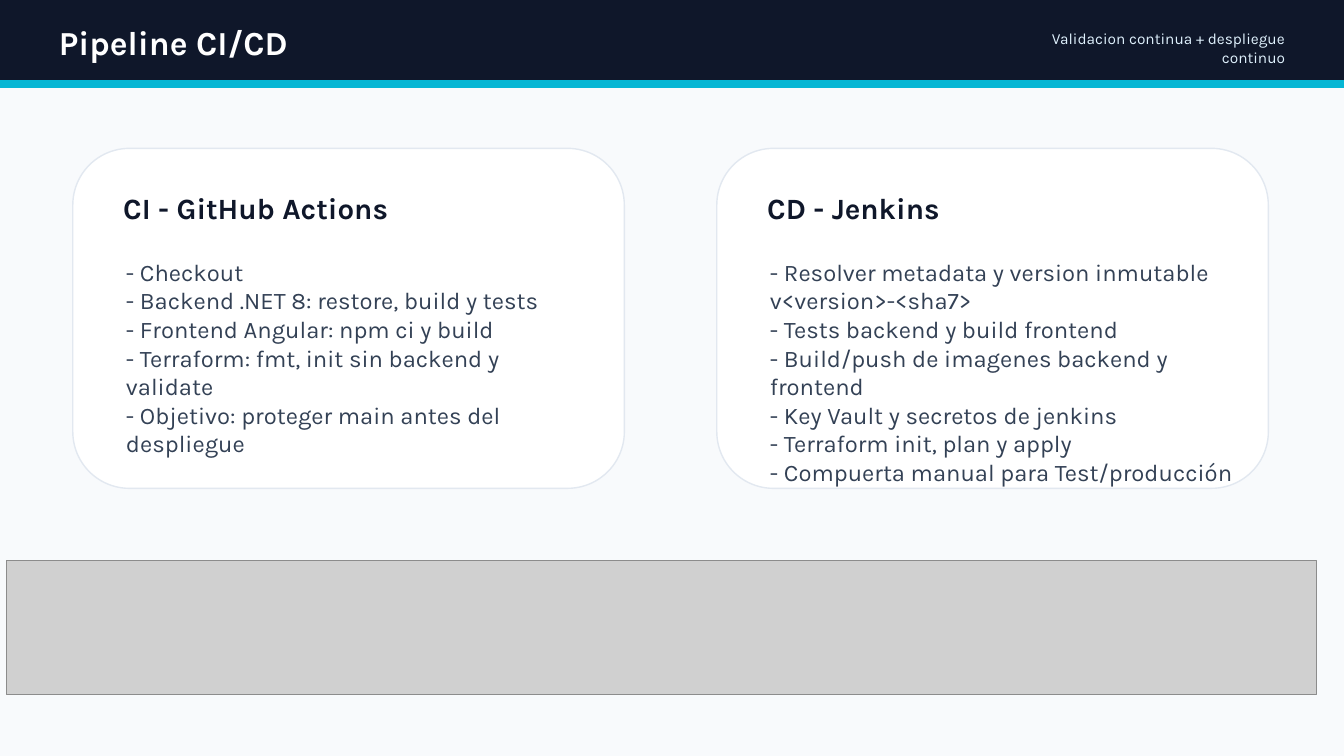
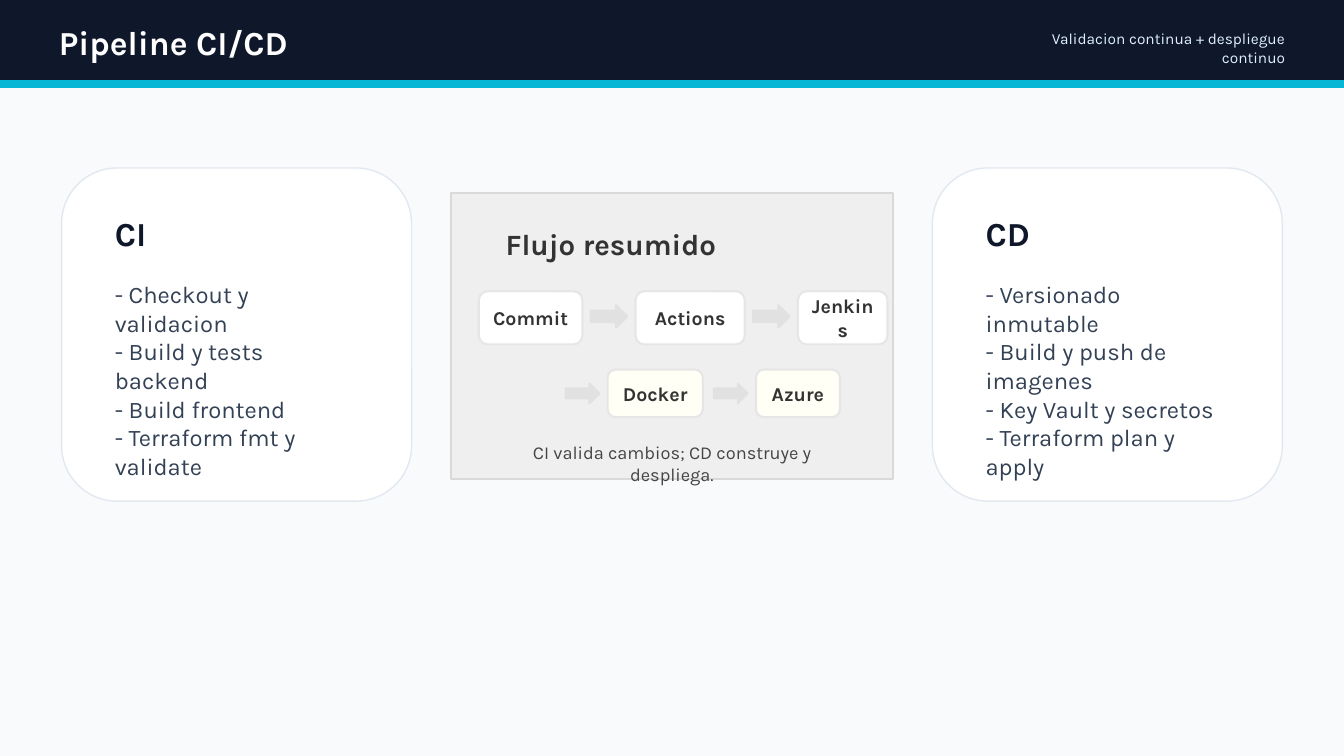
Before and after one commit to ti-devops-diplomado/ti-garantias, a slide deck: slide 15 of docs/Presentacion_Ti_Garantias_DevOps_final_con_gestion_trabajo_github.pptx (slide 12 before the commit). Drawn at 1344x756 pixels with LibreOffice and Linux fonts; fonts in the diff are those of the drawing; grey boxes stand for pictures; background and template pictures are left out. Boxes give left, top, right and bottom in pixels: in the first picture for what was removed or moved away, otherwise in the second. Text is boxed around its words. In the diff, an @@ line names an element or a change of style, - is before the commit and + after.

```diff
--- a/docs/Presentacion_Ti_Garantias_DevOps_final_con_gestion_trabajo_github.pptx
+++ b/docs/Presentacion_Ti_Garantias_DevOps_final_con_gestion_trabajo_github.pptx
@@ rounded rectangle: place and size @@
-rounded rectangle at <box>73,148,624,488</box>
+rounded rectangle at <box>62,168,411,502</box>
@@ rounded rectangle: place and size @@
-rounded rectangle at <box>717,148,1268,488</box>
+rounded rectangle at <box>933,168,1282,502</box>
@@ rectangle added at <box>451,194,893,479</box>, fill #EFEFEF, outline #D9D9D9 1.5 pt @@
@@ text at <box>115,223,146,247</box>: text changed; size 21 to 24 pt @@
-CI - GitHub Actions
+CI
@@ text added at <box>506,234,716,262</box>, 21 pt, text #333333, bold @@
+Flujo resumido
@@ text at <box>986,223,1030,247</box>: text changed; size 21 to 24 pt @@
-CD - Jenkins
+CD
@@ text at <box>115,286,295,452</box>: text changed @@
-- Checkout
-- Backend .NET 8: restore, build y tests
-- Frontend Angular: npm ci y build
-- Terraform: fmt, init sin backend y validate
-- Objetivo: proteger main antes del despliegue
+- Checkout y validacion
+- Build y tests backend
+- Build frontend
+- Terraform fmt y validate
@@ rounded rectangle added at <box>479,291,583,345</box>, fill #FFFFFF, outline #E6E6E6 1.5 pt, 14 pt, text #333333, bold @@
+Commit
@@ rounded rectangle added at <box>636,291,745,345</box>, fill #FFFFFF, outline #E6E6E6 1.5 pt, 14 pt, text #333333, bold @@
+Actions
@@ rounded rectangle added at <box>799,291,888,345</box>, fill #FFFFFF, outline #E6E6E6 1.5 pt, 14 pt, text #333333, bold @@
+Jenkins
@@ text at <box>986,286,1213,481</box>: text changed @@
-- Resolver metadata y version inmutable v<version>-<sha7>
-- Tests backend y build frontend
-- Build/push de imagenes backend y frontend
-- Key Vault y secretos de jenkins
-- Terraform init, plan y apply
-- Compuerta manual para Test/producción
+- Versionado inmutable
+- Build y push de imagenes
+- Key Vault y secretos
+- Terraform plan y apply
@@ right arrow added at <box>591,306,627,328</box>, fill #E1E1E1, outline #E1E1E1 1.5 pt @@
@@ right arrow added at <box>753,306,789,328</box>, fill #E1E1E1, outline #E1E1E1 1.5 pt @@
@@ right arrow added at <box>566,384,599,403</box>, fill #E1E1E1, outline #E1E1E1 1.5 pt @@
@@ rounded rectangle added at <box>608,370,703,417</box>, fill #FFFFF5, outline #E6E6E6 1.5 pt, 14 pt, text #333333, bold @@
+Docker
@@ right arrow added at <box>714,384,747,403</box>, fill #E1E1E1, outline #E1E1E1 1.5 pt @@
@@ rounded rectangle added at <box>756,370,840,417</box>, fill #FFFFF5, outline #E6E6E6 1.5 pt, 14 pt, text #333333, bold @@
+Azure
@@ text added at <box>533,446,811,486</box>, 13 pt, text #444444 @@
+CI valida cambios; CD construye y despliega.
@@ picture removed at <box>6,561,1317,695</box> @@
```
Also in this commit, not shown: 2 other slides changed, 9 slides added, 6 slides removed, 5 other files.
